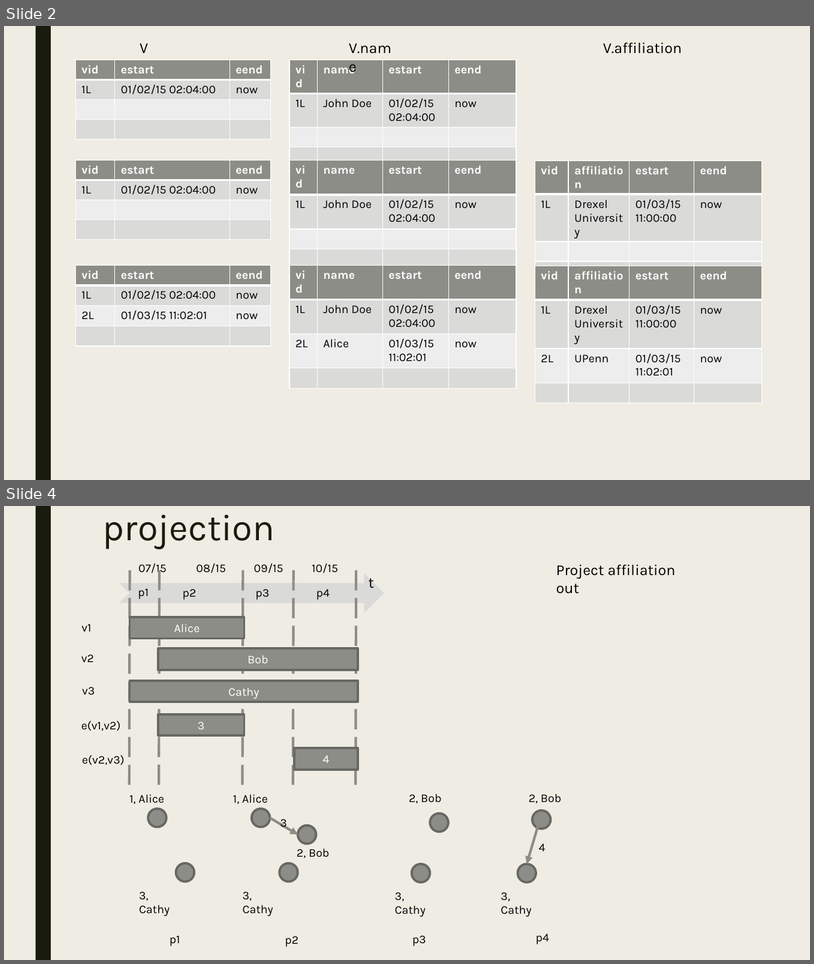
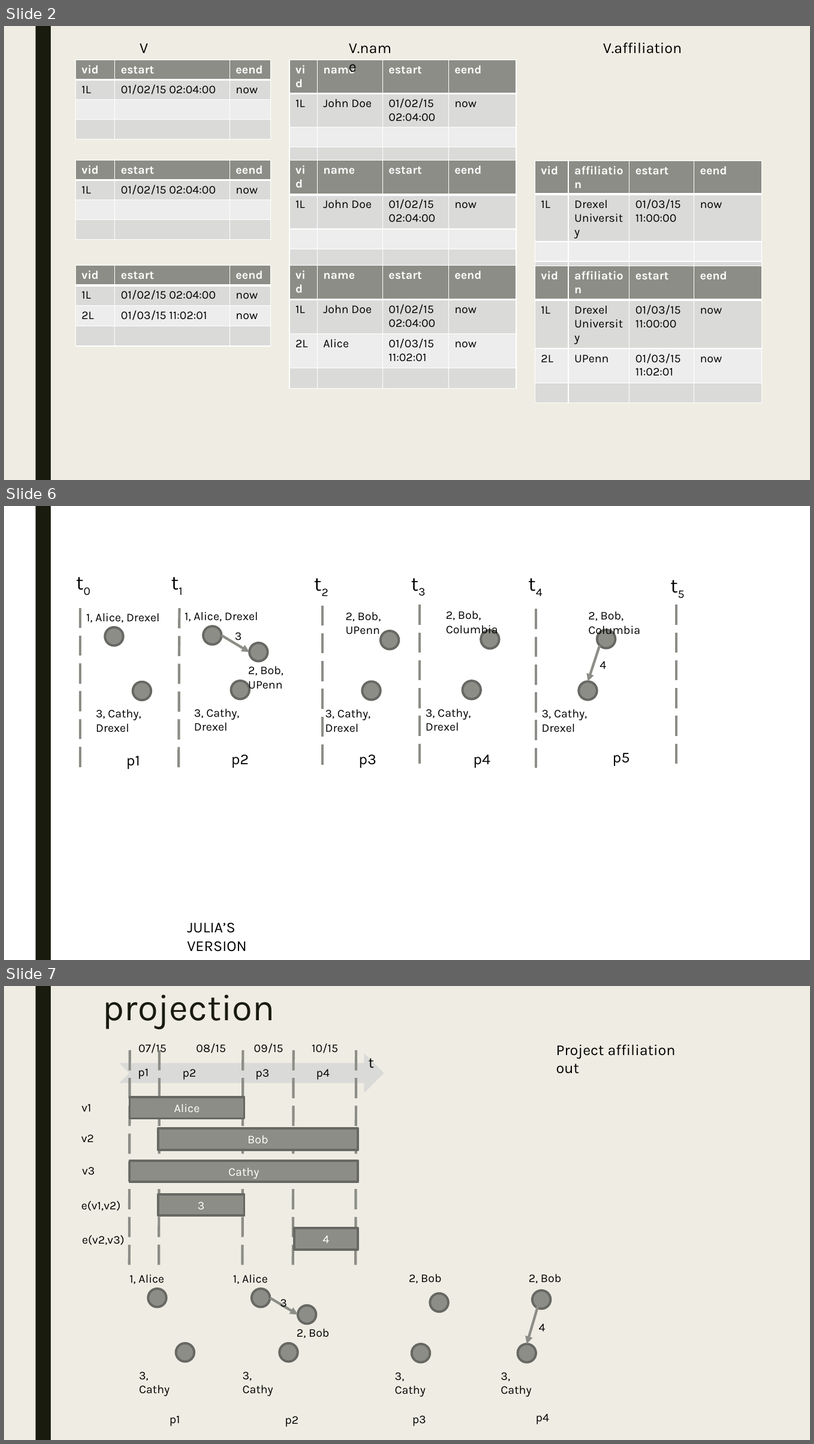
Before and after one commit to PortalDB/portal, a slide deck: paper/pvldb2016/figs/model.pptx. Shown one above the other, each under a label of ours: slides 2 and 4 before the commit, slides 2, 6 and 7 after it; the slides between them are not shown. The pictures are 814x964 and 814x1444 pixels, drawn with LibreOffice and Linux fonts; fonts in the diff are those of the drawing. Boxes give left, top, right and bottom in pixels: in the first picture for what was removed or moved away, otherwise in the second. Text is boxed around its words. In the diff, an @@ line names an element or a change of style, - is before the commit and + after.

```diff
--- a/paper/pvldb2016/figs/model.pptx
+++ b/paper/pvldb2016/figs/model.pptx
@@ slide 6 added at [4, 506, 810, 960], background #FFFFFF; not listed: 1 template element that a slide beside it also shows @@
@@ group added at [70, 567, 691, 771]: 24 texts, 11 ellipses, 6 lines, 2 arrows @@
+3, Cathy, Drexel
+2, Bob, UPenn
+1, Alice, Drexel
+3, Cathy, Drexel
+1, Alice, Drexel
+3, Cathy, Drexel
+2, Bob, UPenn
+3
+3, Cathy, Drexel
+2, Bob, Columbia
+3, Cathy, Drexel
+2, Bob, Columbia
+4
+p1
+p2
+p3
+p4
+p5
+t0
+t1
+t2
+t3
+t4
+t5
@@ text added at [187, 922, 246, 951], 18 pt, text #000000 @@
+JULIA’S VERSION
@@ what was slide 4 is now slide 7 @@
```
Also in this commit, not shown: 1 slide changed, 2 other slides added, 5 other files.
